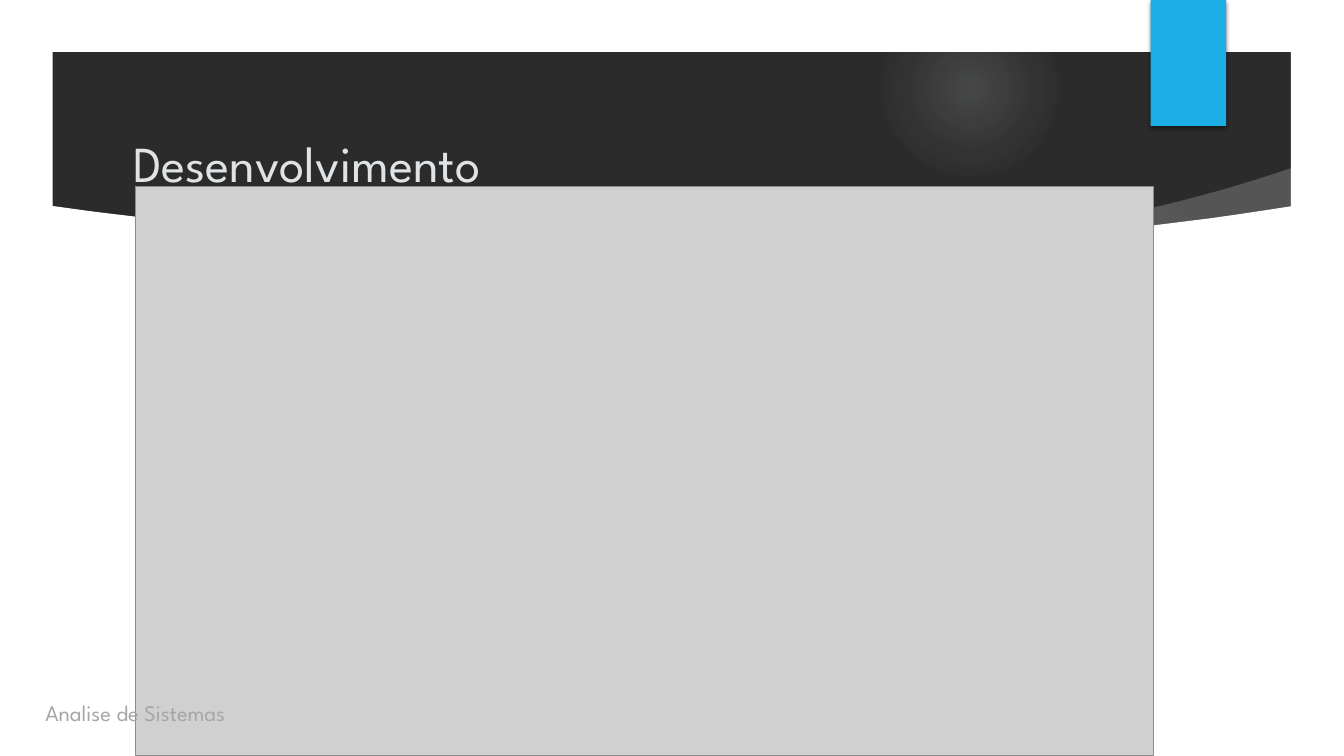
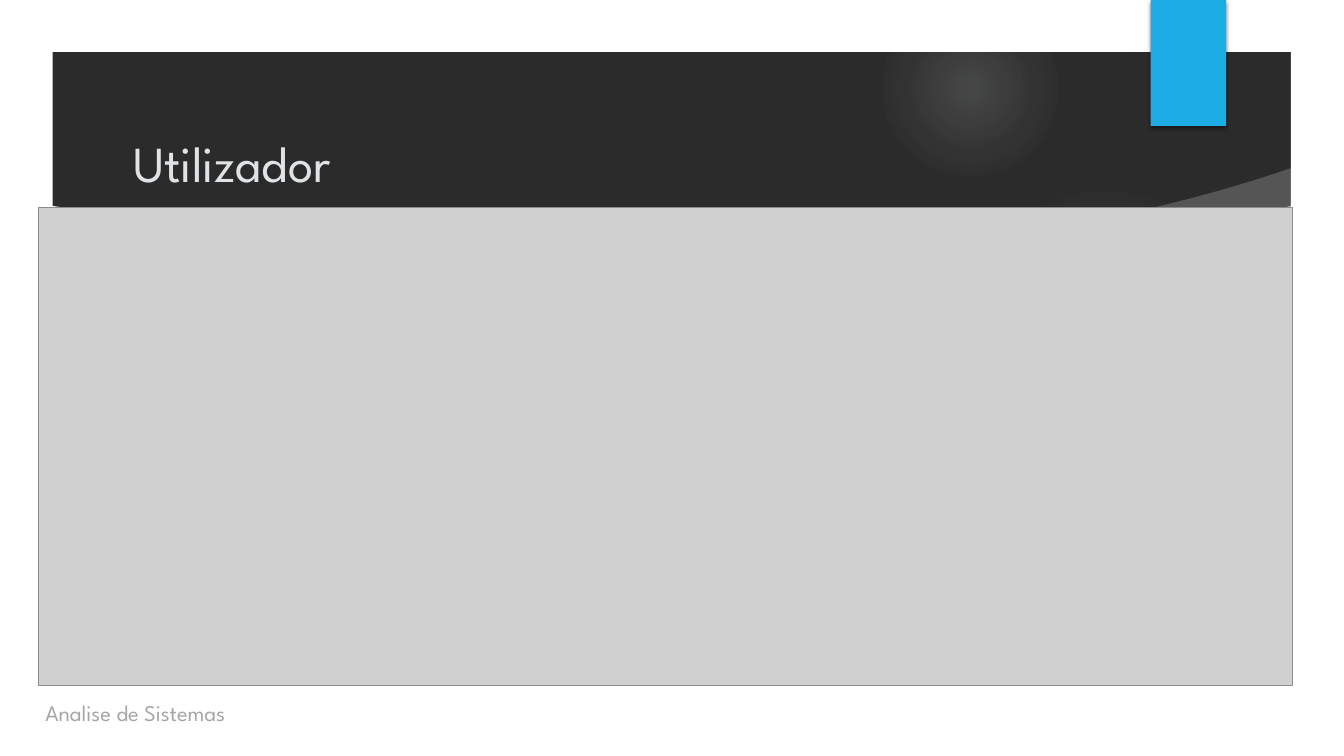
Before and after one commit to portugol/documents, a slide deck: slide 4 of Apresentacoes/Apresentacao4.pptx. Drawn at 1344x756 pixels with LibreOffice and Linux fonts; fonts in the diff are those of the drawing; grey boxes stand for pictures; background and template pictures are left out; a plain dark background stands for a picture behind light text. Boxes give left, top, right and bottom in pixels: in the first picture for what was removed or moved away, otherwise in the second. Text is boxed around its words. In the diff, an @@ line names an element or a change of style, - is before the commit and + after.

```diff
--- a/Apresentacoes/Apresentacao4.pptx
+++ b/Apresentacoes/Apresentacao4.pptx
@@ title at <box>133,147,330,183</box>: text changed @@
-Desenvolvimento
+Utilizador
@@ picture: place and size @@
-picture at <box>135,187,1153,756</box>
+picture at <box>38,207,1293,686</box>
```
Also in this commit, not shown: 3 other slides changed, 1 slide added, 2 other files.
